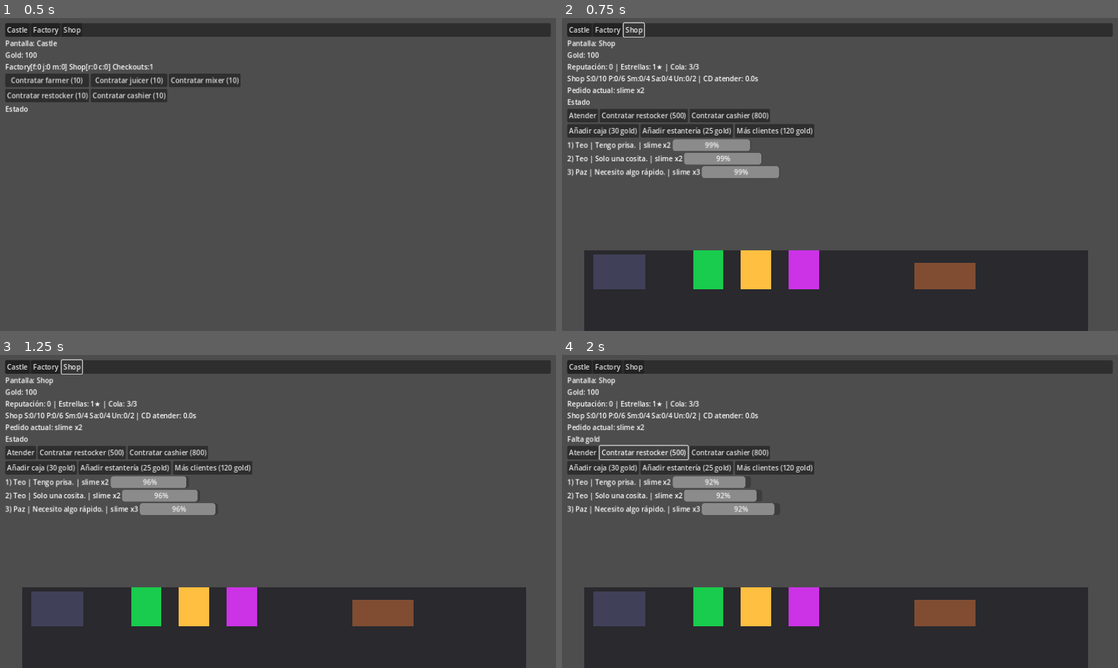
Above: before the commit, frames 1-4 (two rows, left to right).
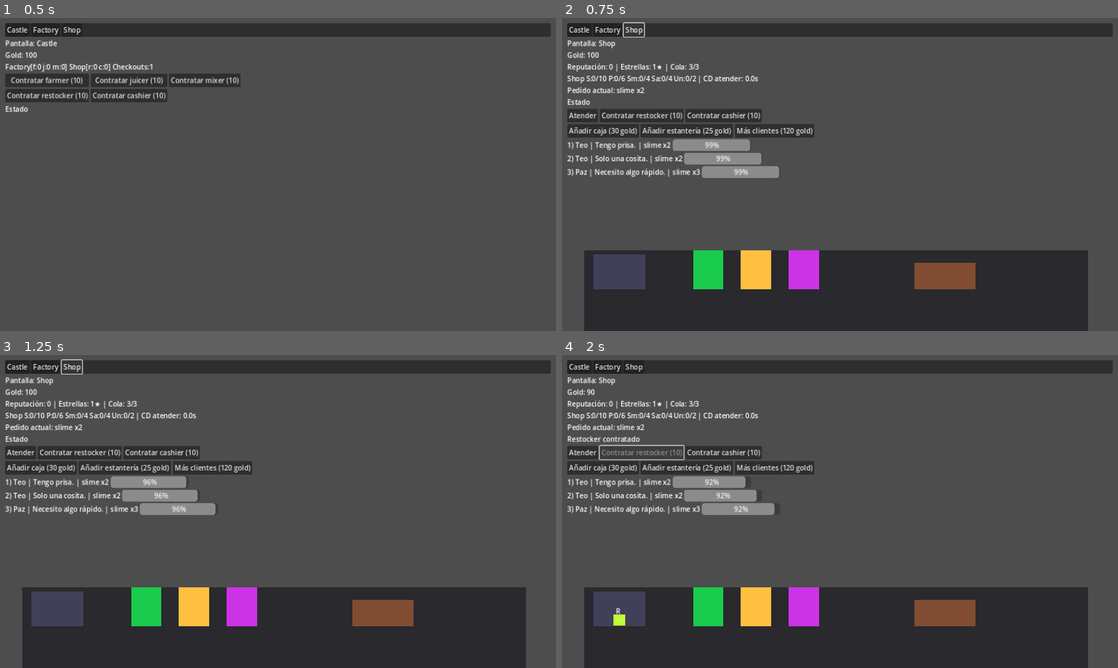
Above: after the commit, the same moments.

Repository: jazm1985-a11y/Prueba
Game: Godot game, scene res://Scenes/Main.tscn
Same seed, same stepped clock (60 frames per second), same inputs: the game is played once before the commit and once after it.
Inputs:
- Up to frame 1 (0.5 s): no input
- Up to frame 2 (0.75 s): click "Shop" at 0.5 s
- Up to frame 3 (1.25 s): no input
- Up to frame 4 (2 s): click "Contratar restocker (500)" (after the commit: "Contratar restocker (10)") at 1.25 s

Frame 1 is identical in both runs. In frame 2, 0.2% of the frame differs, in the area x 19-38%, y 29-34%; in frame 3, 0.2%; in frame 4, 0.6%, in the area x 1-38%, y 10-87%.

Commit message:
Unify hiring paths and set shop worker costs to castle pricing

Diff:
--- a/Scenes/Shop.tscn
+++ b/Scenes/Shop.tscn
@@ -48,11 +48,11 @@
 
 [node name="HireRestockerButton" type="Button" parent="VBox/ActionButtons"]
 layout_mode = 2
-text = "Contratar restocker (500)"
+text = "Contratar restocker (10)"
 
 [node name="HireCashierButton" type="Button" parent="VBox/ActionButtons"]
 layout_mode = 2
-text = "Contratar cashier (800)"
+text = "Contratar cashier (10)"
 
 [node name="UpgradeButtons" type="HBoxContainer" parent="VBox"]
 layout_mode = 2
--- a/Scripts/GameState.gd
+++ b/Scripts/GameState.gd
@@ -186,9 +186,10 @@
 func try_hire_restocker() -> String:
 	if restocker_hired:
 		return "Capacidad llena"
-	if gold < 500:
-		return "Falta gold"
-	gold -= 500
+	var cost:int = get_restocker_hire_cost()
+	if gold < cost:
+		return "Falta gold"
+	gold -= cost
 	restocker_hired = true
 	shop_workers["restocker"] = 1
 	emit_signal("state_changed")
@@ -197,13 +198,21 @@
 func try_hire_cashier() -> String:
 	if cashier_hired:
 		return "Capacidad llena"
-	if gold < 800:
-		return "Falta gold"
-	gold -= 800
+	var cost:int = get_cashier_hire_cost()
+	if gold < cost:
+		return "Falta gold"
+	gold -= cost
 	cashier_hired = true
 	shop_workers["cashier"] = 1
 	emit_signal("state_changed")
 	return "OK"
+
+
+func get_restocker_hire_cost() -> int:
+	return 10
+
+func get_cashier_hire_cost() -> int:
+	return 10
 
 func try_upgrade_checkouts() -> String:
 	var cost:int = 30 + (checkouts - 1) * 20
--- a/Scripts/Shop.gd
+++ b/Scripts/Shop.gd
@@ -67,11 +67,11 @@
 	_refresh_ui()
 
 func _on_hire_restocker_button_pressed() -> void:
-	var result := GameState.try_hire_restocker()
+	var result := GameState.hire_worker("restocker")
 	feedback_label.text = "Restocker contratado" if result == "OK" else result
 
 func _on_hire_cashier_button_pressed() -> void:
-	var result := GameState.try_hire_cashier()
+	var result := GameState.hire_worker("cashier")
 	feedback_label.text = "Cashier contratado" if result == "OK" else result
 
 func _on_upgrade_checkout_button_pressed() -> void:
@@ -317,6 +317,8 @@
 	upgrade_checkout_button.text = "Añadir caja (%d gold)" % GameState.get_checkout_upgrade_cost()
 	upgrade_shelf_button.text = "Añadir estantería (%d gold)" % GameState.get_shelf_upgrade_cost()
 	upgrade_max_customers_button.text = "Más clientes (%d gold)" % GameState.get_upgrade_max_visible_customers_cost()
+	hire_restocker_button.text = "Contratar restocker (%d)" % GameState.get_restocker_hire_cost()
+	hire_cashier_button.text = "Contratar cashier (%d)" % GameState.get_cashier_hire_cost()
 	hire_restocker_button.disabled = GameState.restocker_hired
 	hire_cashier_button.disabled = GameState.cashier_hired
 	_refresh_client_slots()
